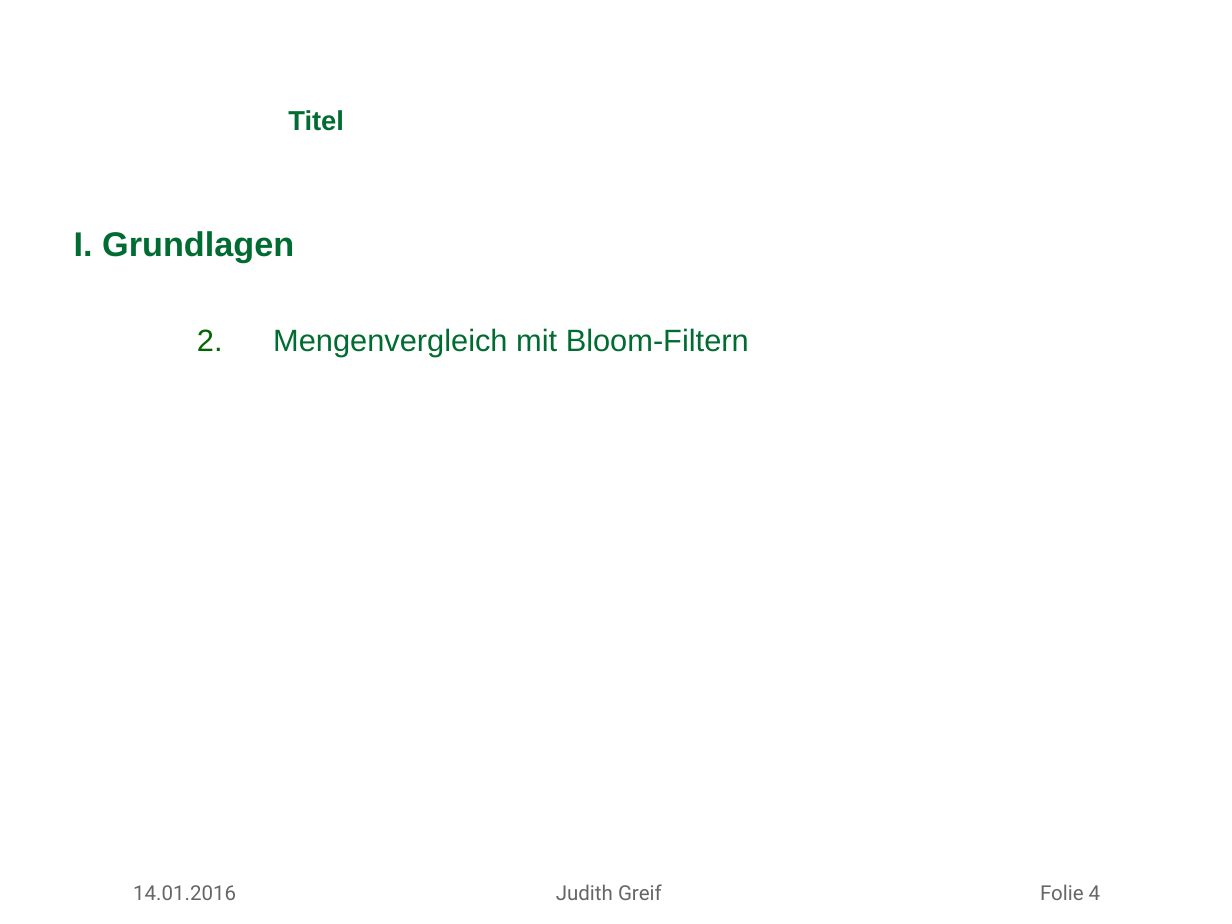
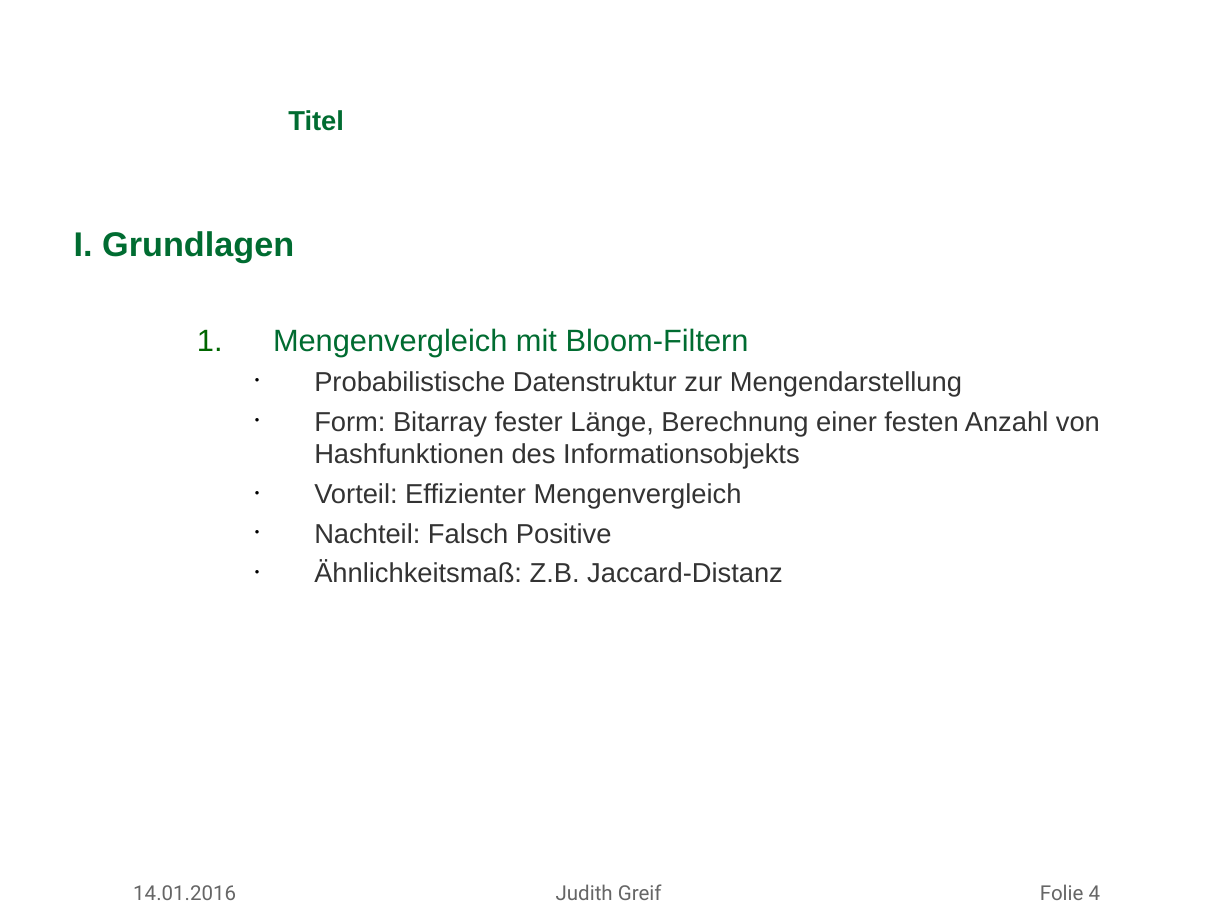
Before and after one commit to missgreenwood/masterarbeit, a slide deck: slide 4 of mdsg_latex_10062012/slides/antrittsvortrag_greif.ppt. Drawn at 1232x924 pixels with LibreOffice and Linux fonts; fonts in the diff are those of the drawing; background and template pictures are left out. Boxes give left, top, right and bottom in pixels: in the first picture for what was removed or moved away, otherwise in the second. Text is boxed around its words. In the diff, an @@ line names an element or a change of style, - is before the commit and + after.

```diff
--- a/mdsg_latex_10062012/slides/antrittsvortrag_greif.ppt
+++ b/mdsg_latex_10062012/slides/antrittsvortrag_greif.ppt
@@ text at [314, 371, 1100, 583]: paragraphs added @@
+    • Probabilistische Datenstruktur zur Mengendarstellung
+    • Form: Bitarray fester Länge, Berechnung einer festen Anzahl von Hashfunktionen des Informationsobjekts
+    • Vorteil: Effizienter Mengenvergleich
+    • Nachteil: Falsch Positive
+    • Ähnlichkeitsmaß: Z.B. Jaccard-Distanz
```
Also in this commit, not shown: 5 other slides changed, 1 slide added, 3 other files.
